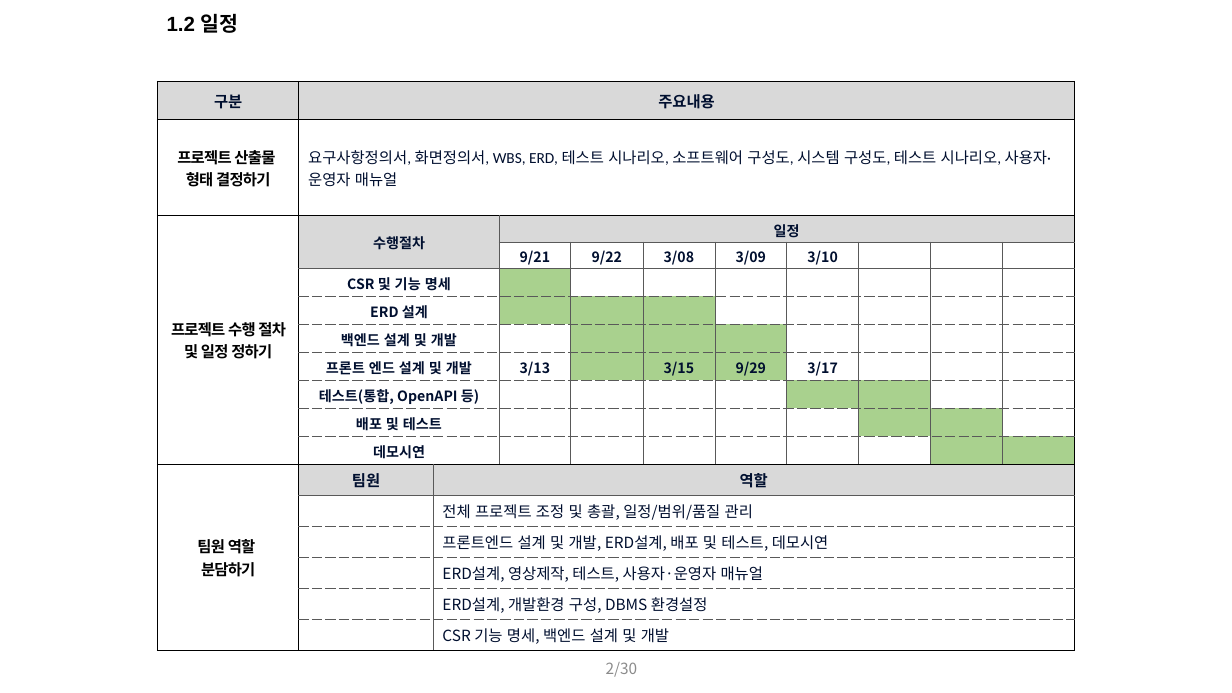
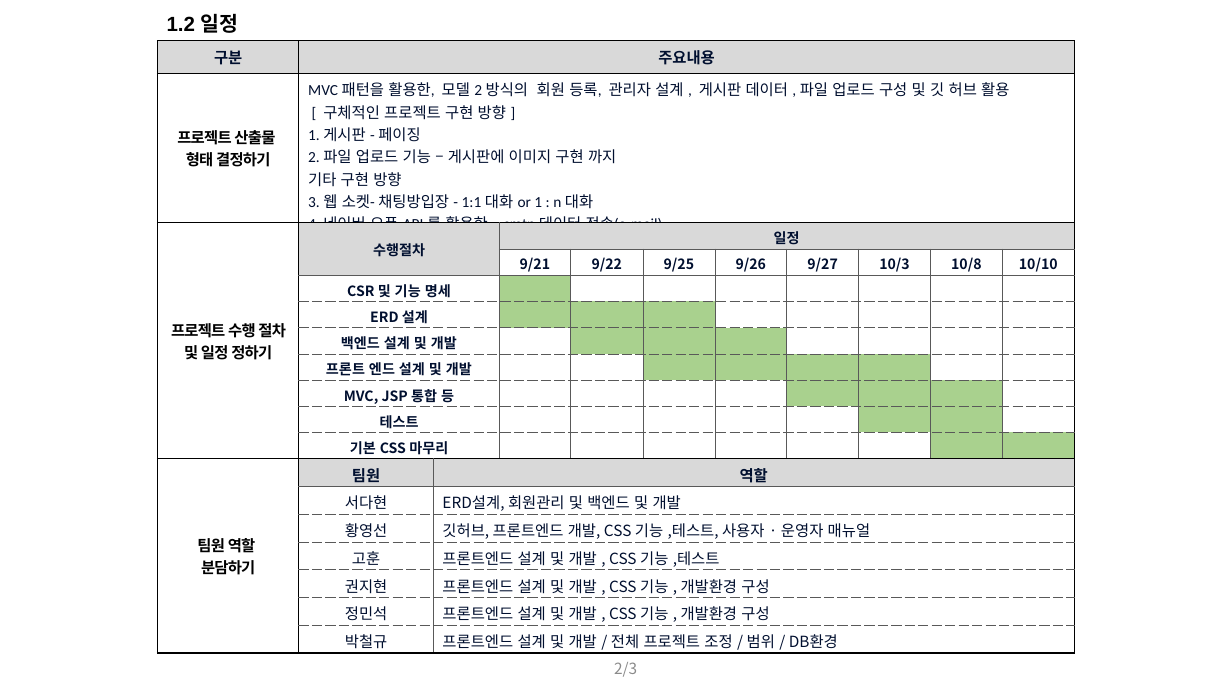
Before and after one commit to DahyeonS/Bike_Mini_Project, a slide deck: slide 2 of presentation/따릉따릉이.pptx. Drawn at 1232x693 pixels with LibreOffice and Linux fonts; fonts in the diff are those of the drawing. Boxes give left, top, right and bottom in pixels: in the first picture for what was removed or moved away, otherwise in the second. Text is boxed around its words. In the diff, an @@ line names an element or a change of style, - is before the commit and + after.

```diff
--- a/presentation/따릉따릉이.pptx
+++ b/presentation/따릉따릉이.pptx
@@ table at (157,41,1074,653) @@
-row 2, column 2: 요구사항정의서, 화면정의서, WBS, ERD, 테스트 시나리오, 소프트웨어 구성도, 시스템 구성도, 테스트 시나리오, 사용자·운영자 매뉴얼
+row 2, column 2: MVC 패턴을 활용한, 모델 2 방식의 회원 등록, 관리자 설계 , 게시판 데이터 , 파일 업로드 구성 및 깃 허브 활용 / [ 구체적인 프로젝트 구현 방향 ] / 1. 게시판 - 페이징 / 2. 파일 업로드 기능 – 게시판에 이미지 구현 까지 / 기타 구현 방향 / 3. 웹 소켓- 채팅방입장 - 1:1 대화 or 1 : n 대화 / 4. 네이버 오픈 API 를 활용한 - smtp 데이터 전송(e-mail)
-row 4:  |  |  | 9/21 | 9/22 | 3/08 | 3/09 | 3/10 |  |  | 
+row 4:  |  |  | 9/21 | 9/22 | 9/25 | 9/26 | 9/27 | 10/3 | 10/8 | 10/10
-row 8:  | 프론트 엔드 설계 및 개발 |  | 3/13 |  | 3/15 | 9/29 | 3/17 |  |  | 
+row 8:  | 프론트 엔드 설계 및 개발 |  |  |  |  |  |  |  |  | 
-row 9, column 2: 테스트(통합, OpenAPI 등)
+row 9, column 2: MVC, JSP 통합 등
-row 10, column 2: 배포 및 테스트
+row 10, column 2: 테스트
-row 11, column 2: 데모시연
+row 11, column 2: 기본 CSS 마무리
-row 13:  |  | 전체 프로젝트 조정 및 총괄, 일정/범위/품질 관리 |  |  |  |  |  |  |  | 
-row 14:  |  | 프론트엔드 설계 및 개발, ERD설계, 배포 및 테스트, 데모시연 |  |  |  |  |  |  |  | 
-row 15:  |  | ERD설계, 영상제작, 테스트, 사용자·운영자 매뉴얼 |  |  |  |  |  |  |  | 
-row 16:  |  | ERD설계, 개발환경 구성, DBMS 환경설정 |  |  |  |  |  |  |  | 
-row 17:  |  | CSR 기능 명세, 백엔드 설계 및 개발 |  |  |  |  |  |  |  | 
+row 13:  | 서다현 | ERD설계, 회원관리 및 백엔드 및 개발 |  |  |  |  |  |  |  | 
+row 14:  | 황영선 | 깃허브, 프론트엔드 개발, CSS 기능 ,테스트, 사용자 · 운영자 매뉴얼 |  |  |  |  |  |  |  | 
+row 15:  | 고훈 | 프론트엔드 설계 및 개발 , CSS 기능 ,테스트 |  |  |  |  |  |  |  | 
+row 16:  | 권지현 | 프론트엔드 설계 및 개발 , CSS 기능 , 개발환경 구성 |  |  |  |  |  |  |  | 
+row 17:  | 정민석 | 프론트엔드 설계 및 개발 , CSS 기능 , 개발환경 구성 |  |  |  |  |  |  |  | 
+row 18:  | 박철규 | 프론트엔드 설계 및 개발 / 전체 프로젝트 조정 / 범위 / DB환경 |  |  |  |  |  |  |  | 
@@ table: place and size @@
-table at (157,81,1074,651)
+table at (157,41,1074,653)
@@ page number at (614,662,637,677): text changed @@
-2/30
+2/3
```
Also in this commit, not shown: 2 other slides changed.
